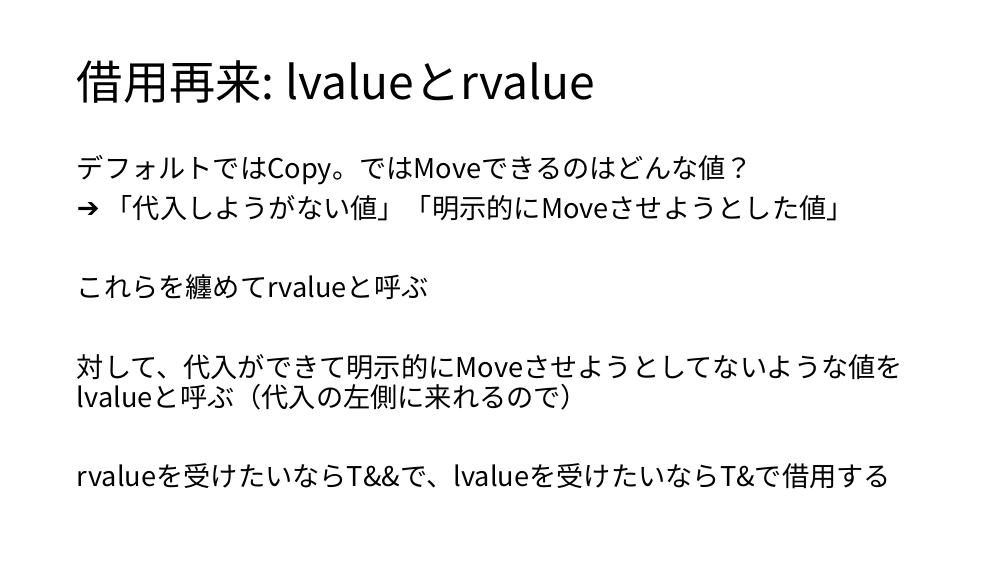
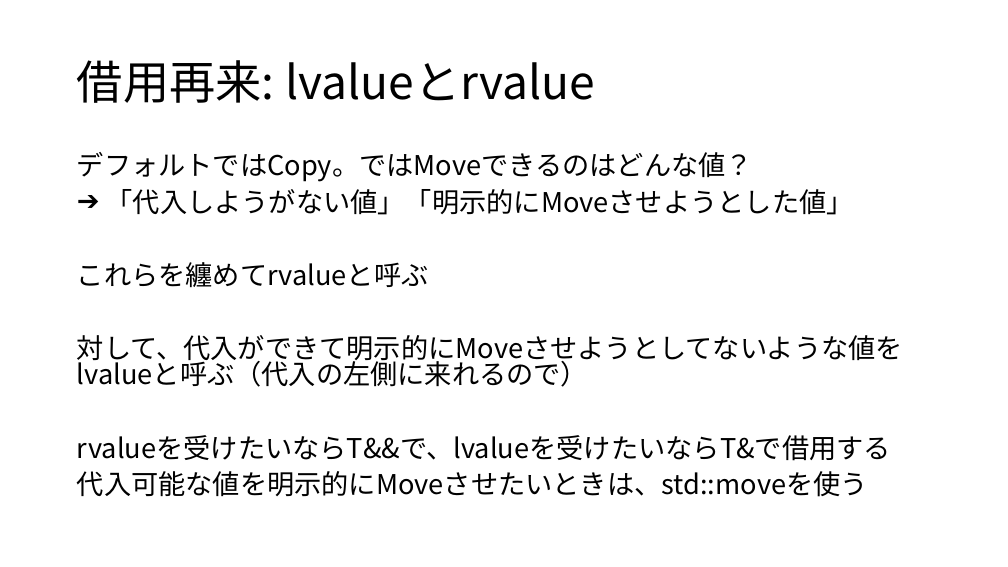
Before and after one commit to crs-kouhou/zatsu_game_engine, a slide deck: slide 9 of zatsuGE_pptx/非自明な＝.pptx. Drawn at 1008x567 pixels with LibreOffice and Linux fonts; fonts in the diff are those of the drawing. Boxes give left, top, right and bottom in pixels: in the first picture for what was removed or moved away, otherwise in the second. Text is boxed around its words. In the diff, an @@ line names an element or a change of style, - is before the commit and + after.

```diff
--- a/zatsuGE_pptx/非自明な＝.pptx
+++ b/zatsuGE_pptx/非自明な＝.pptx
@@ text at [77,152,903,461]: line spacing 0.9 to 0.8 @@
@@ text at [77,471,868,497]: paragraph added @@
+代入可能な値を明示的にMoveさせたいときは、std::moveを使う
```
Also in this commit, not shown: 4 other slides changed, 3 slides added, 1 other file.
